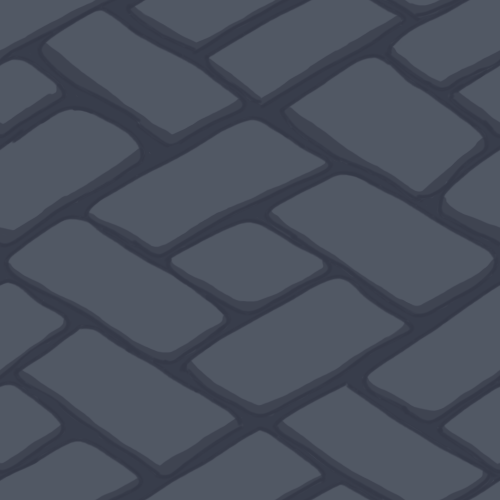
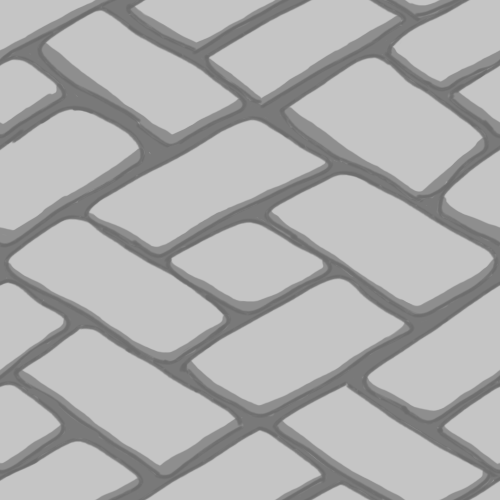
Layer changes from the first w=500, h=500 image to the second:
pixels changed over [0, 0, 500, 500] (layer not identified)
